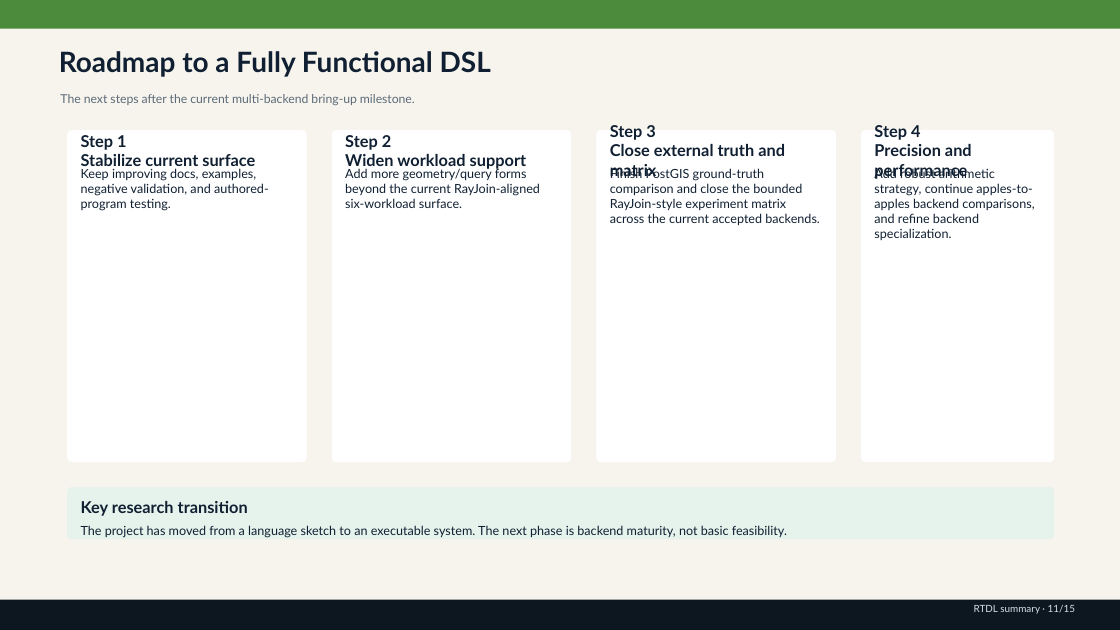
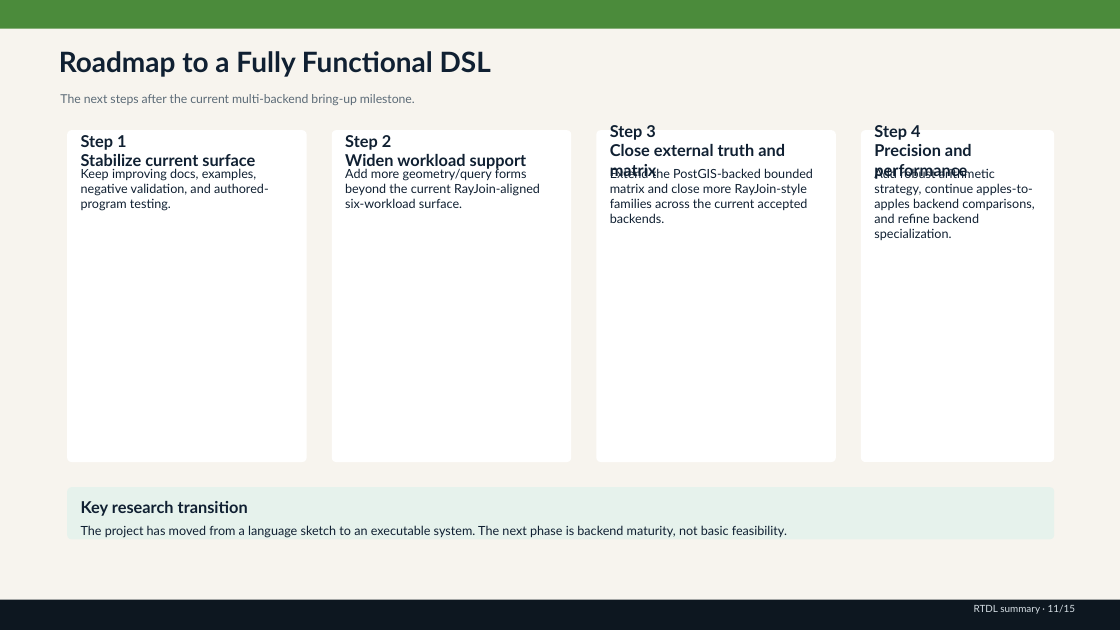
Before and after one commit to rubaolee/rtdl, a slide deck: slide 11 of rtdl_status_summary.pptx. Drawn at 1120x630 pixels with LibreOffice and Linux fonts; fonts in the diff are those of the drawing. Boxes give left, top, right and bottom in pixels: in the first picture for what was removed or moved away, otherwise in the second. Text is boxed around its words. In the diff, an @@ line names an element or a change of style, - is before the commit and + after.

```diff
--- a/rtdl_status_summary.pptx
+++ b/rtdl_status_summary.pptx
@@ text at bbox=[610, 167, 813, 223]: text changed @@
-Finish PostGIS ground-truth comparison and close the bounded RayJoin-style experiment matrix across the current accepted backends.
+Extend the PostGIS-backed bounded matrix and close more RayJoin-style families across the current accepted backends.
```
Also in this commit, not shown: 5 other slides changed, 14 other files.
